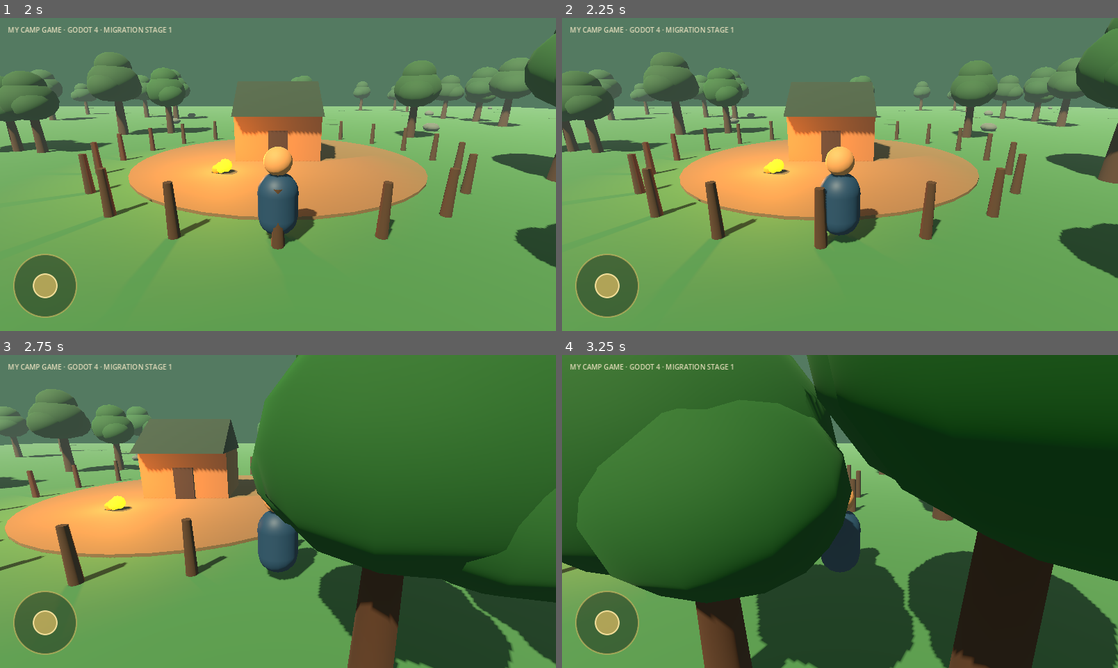
Above: before the commit, frames 1-4 (two rows, left to right).
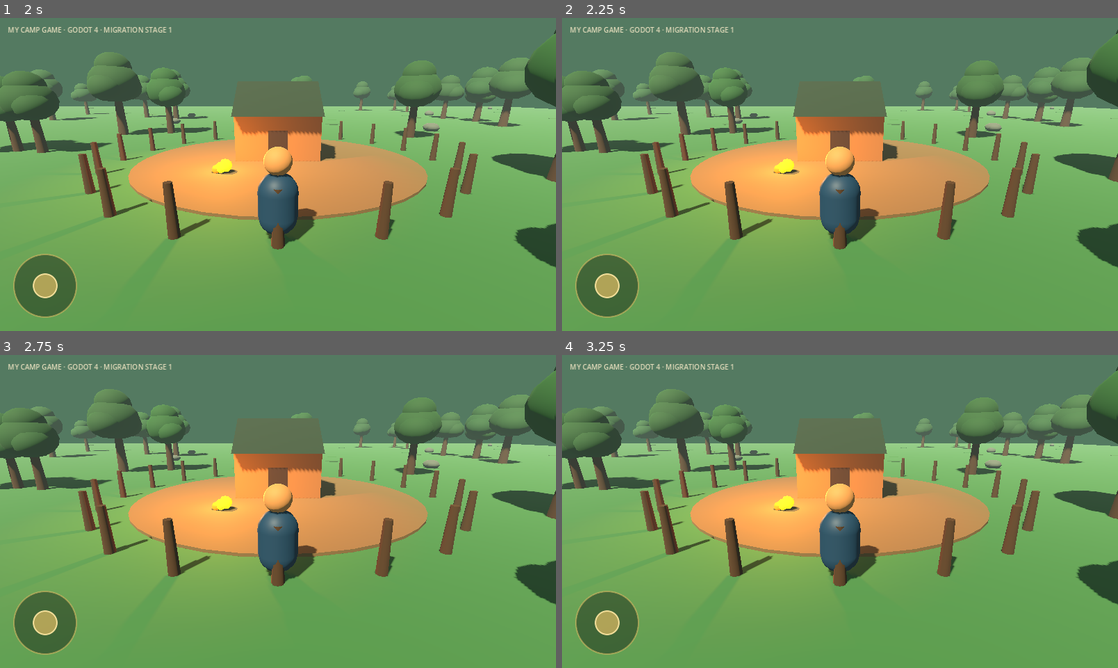
Above: after the commit, the same moments.

Repository: uniafing-ship-it/my-camp-game
Game: Godot game, scene res://scenes/Main.tscn
Same seed, same stepped clock (60 frames per second), same inputs: the game is played once before the commit and once after it.
Inputs (mouse positions are in pixels of both pictures, inside the frame that each line leads up to):
- Up to frame 1 (2 s): tap Enter at 0.5 s; drag from (44, 287) to (333, 105) at 0.52 s; drag from (166, 190) to (250, 237) at 1.27 s
- Up to frame 2 (2.25 s): tap Space at 2 s; move the mouse to (895, 105) at 2.02 s; hold D (move_right, bound only before the commit) from 2.03 s (still down); hold Shift (sprint, bound only before the commit) from 2.03 s (still down)
- Up to frame 3 (2.75 s): keep holding D (move_right, bound only before the commit); keep holding Shift (sprint, bound only before the commit)
- Up to frame 4 (3.25 s): release D (move_right, bound only before the commit) at 2.75 s; release Shift (sprint, bound only before the commit) at 2.75 s; drag from (812, 574) to (673, 464) at 2.77 s

Frame 1 is identical in both runs. In frame 2, 12% of the frame differs, in the area x 0-100%, y 0-84%; in frame 3, 61%; in frame 4, 89%, in the area x 0-100%, y 0-100%.

Commit message:
godot: simplify foundation project settings

Diff:
--- a/godot/project.godot
+++ b/godot/project.godot
@@ -23,25 +23,3 @@
 
 [physics]
 common/enable_pause_aware_picking=true
-
-[input]
-move_forward={
-"deadzone": 0.2,
-"events": [Object(InputEventKey,"physical_keycode":87), Object(InputEventKey,"physical_keycode":4194320)]
-}
-move_back={
-"deadzone": 0.2,
-"events": [Object(InputEventKey,"physical_keycode":83), Object(InputEventKey,"physical_keycode":4194322)]
-}
-move_left={
-"deadzone": 0.2,
-"events": [Object(InputEventKey,"physical_keycode":65), Object(InputEventKey,"physical_keycode":4194319)]
-}
-move_right={
-"deadzone": 0.2,
-"events": [Object(InputEventKey,"physical_keycode":68), Object(InputEventKey,"physical_keycode":4194321)]
-}
-sprint={
-"deadzone": 0.2,
-"events": [Object(InputEventKey,"physical_keycode":4194325)]
-}
